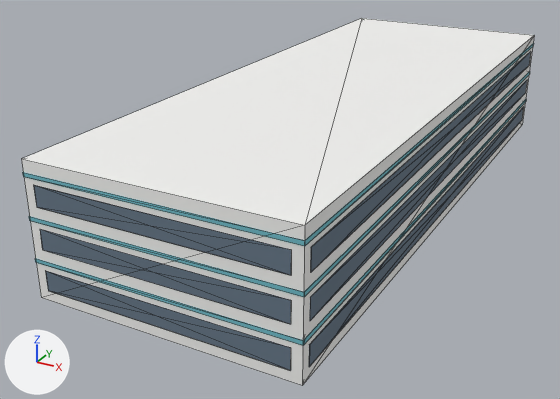
A saved change to the glTF model public/fps/br/models/hosp-west.mega-v1.lod2.glb.
Rendered twice from a 50 mm camera at (34.2, -77.0, 35.6) aimed at (-4.9, -5.9, 0.0). The lights are fixed; the arrows at lower left show +X, +Y and +Z. The first picture is the older version. Mesh edges are drawn as thin lines. Where no turn or scale is listed for an object, it has been applied to the vertices. Vertices at exactly the same position are counted once.

The first picture shows 'hosp-west'.
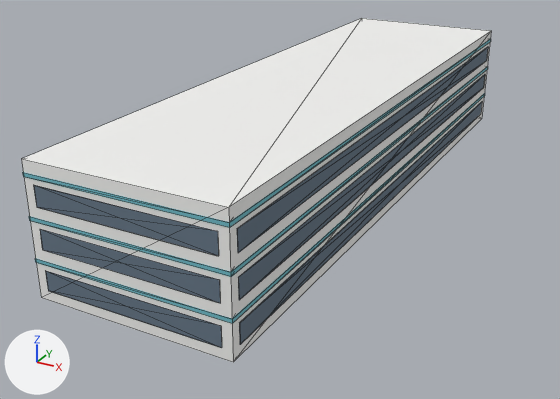
The newer file is also turned or shifted as a whole; pictures and numbers use the older file's frame.

Where the change shows, as pixel boxes [x1, y1, x2, y2] in the pictures (560 x 399 px; the box of a moved part takes in the faces that stretch with it):
'hosp-west', reshaped (8% narrower, 7% shorter): before [22, 18, 534, 386]; after [22, 18, 491, 362]
part 1 of me_hosp_west, moved or reshaped: before [309, 107, 524, 367]; after [239, 102, 482, 345]
part 2 of me_hosp_west, moved or reshaped: before [310, 80, 527, 321]; after [238, 75, 485, 300]
part 3 of me_hosp_west, moved or reshaped: before [310, 52, 531, 273]; after [237, 47, 488, 253]
part 4 of me_hosp_west, moved or reshaped: before [42, 18, 362, 385]; after [42, 18, 362, 362]
part 5 of me_hosp_west, moved or reshaped: before [302, 18, 534, 386]; after [229, 18, 491, 362]

The edits, one by one:
me_hosp_west is used by ob_hosp_west; location (0.0, 0.0, 6.55).
me_hosp_west had 128 vertices, 192 faces and spanned x -13.1..13.1, y -35.0..35.0, z -6.6..6.6.
me_hosp_west now has 128 vertices, 192 faces and spans x -13.1..7.1, y -35.0..35.0, z -6.6..6.6.
me_hosp_west part 1: the loose piece of 8 vertices spanning x 13.0, y -34.0..34.0, z -5.5..-3.6 is moved by (-6.0, 0.0, 0.0).
me_hosp_west part 2: the loose piece of 8 vertices spanning x 13.0, y -34.0..34.0, z -1.5..0.4 is moved by (-6.0, 0.0, 0.0).
me_hosp_west part 3: the loose piece of 8 vertices spanning x 13.0, y -34.0..34.0, z 2.5..4.4 is moved by (-6.0, 0.0, 0.0).
me_hosp_west part 4: all 20 vertices in x 12.0..13.1, y -35.0, z -6.6..6.6 are moved by (-6.0, 0.0, 0.0).
me_hosp_west part 5: all 20 vertices in x 12.0..13.1, y 35.0, z -6.6..6.6 are moved by (-6.0, 0.0, 0.0).
